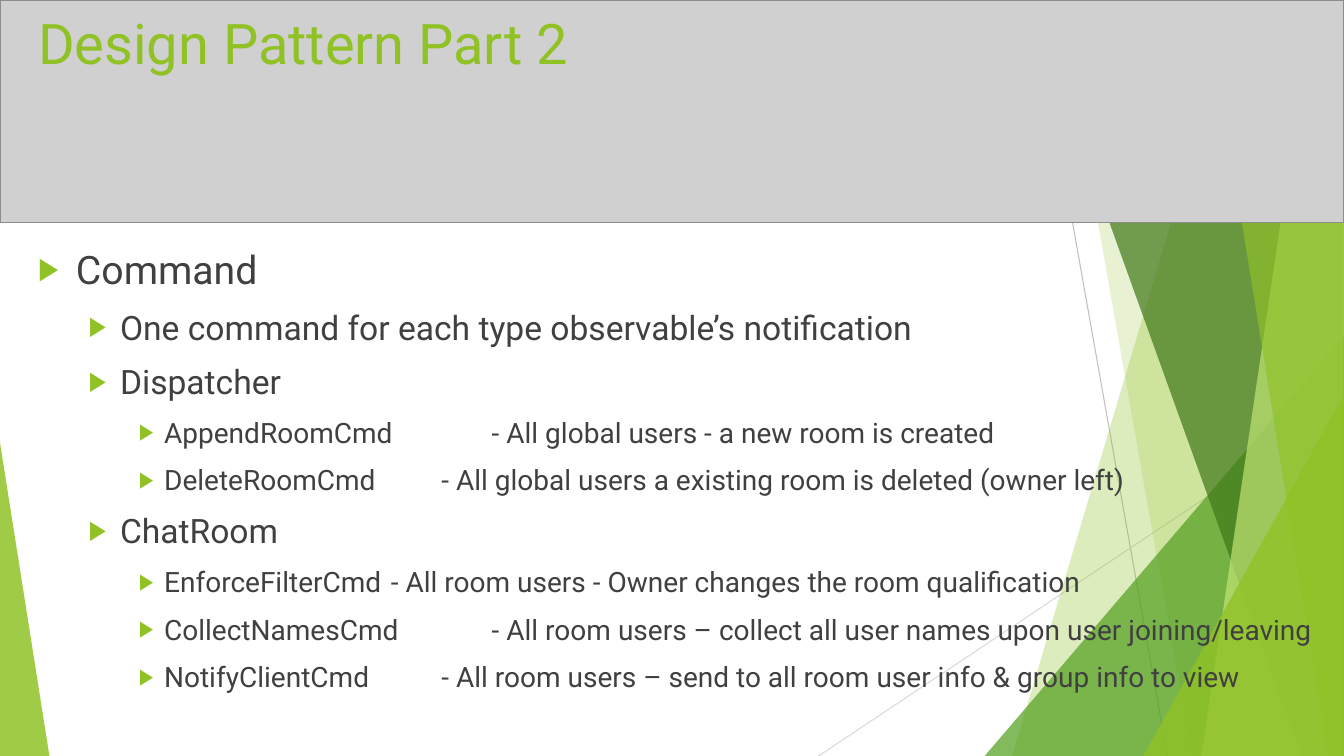
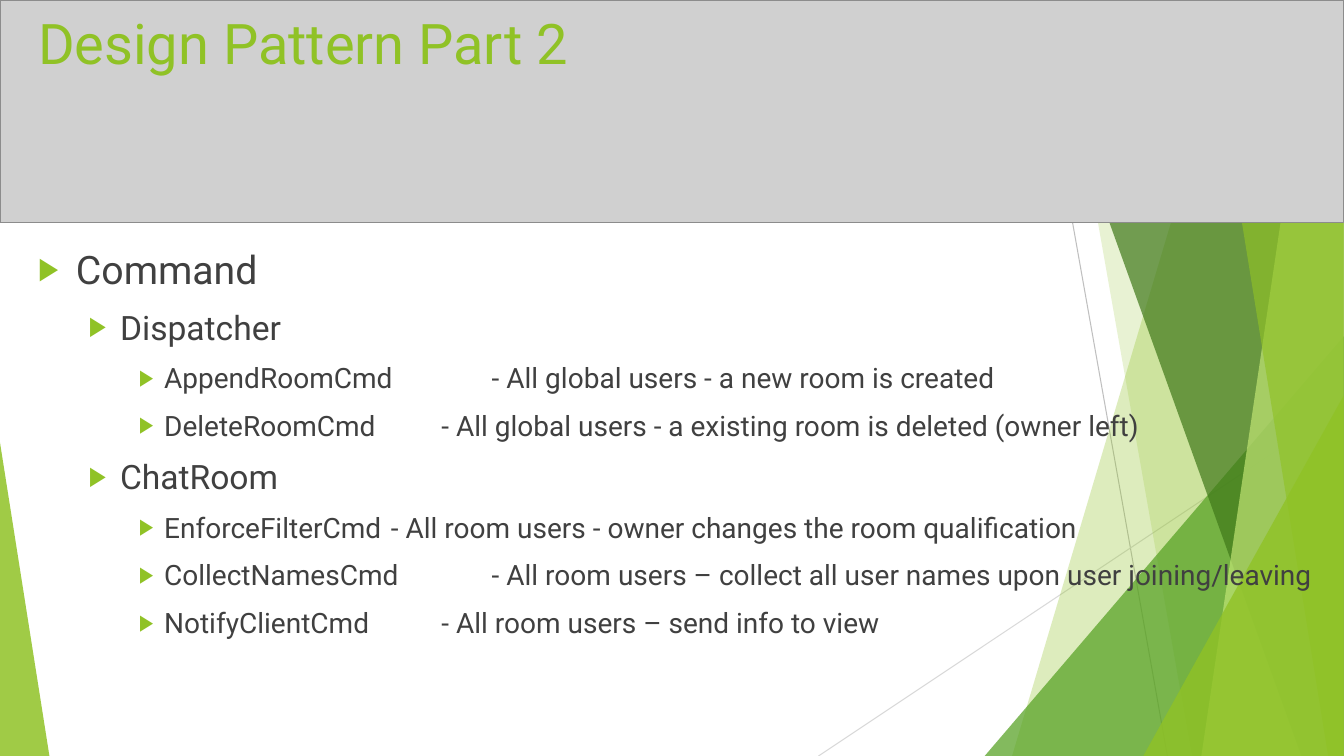
Before and after one commit to pourplusquoi/chatapp, a slide deck: slide 16 of src/main/resources/ChatApp API.pptx. Drawn at 1344x756 pixels with LibreOffice and Linux fonts; fonts in the diff are those of the drawing; grey boxes stand for pictures. Boxes give left, top, right and bottom in pixels: in the first picture for what was removed or moved away, otherwise in the second. Text is boxed around its words. In the diff, an @@ line names an element or a change of style, - is before the commit and + after.

```diff
--- a/src/main/resources/ChatApp API.pptx
+++ b/src/main/resources/ChatApp API.pptx
@@ text at <box>120,314,912,347</box>: paragraph removed @@
-  ▶ One command for each type observable’s notification
@@ text at <box>456,410,1138,443</box>: text changed @@
-    ▶ DeleteRoomCmd - All global users a existing room is deleted (owner left)
+    ▶ DeleteRoomCmd - All global users - a existing room is deleted (owner left)
@@ text at <box>164,516,1076,545</box>: text changed @@
-    ▶ EnforceFilterCmd - All room users - Owner changes the room qualification
+    ▶ EnforceFilterCmd - All room users - owner changes the room qualification
@@ text at <box>456,611,879,634</box>: text changed @@
-    ▶ NotifyClientCmd - All room users – send to all room user info & group info to view
+    ▶ NotifyClientCmd - All room users – send info to view
```
Also in this commit, not shown: 3 other slides changed, 2 slides added.
